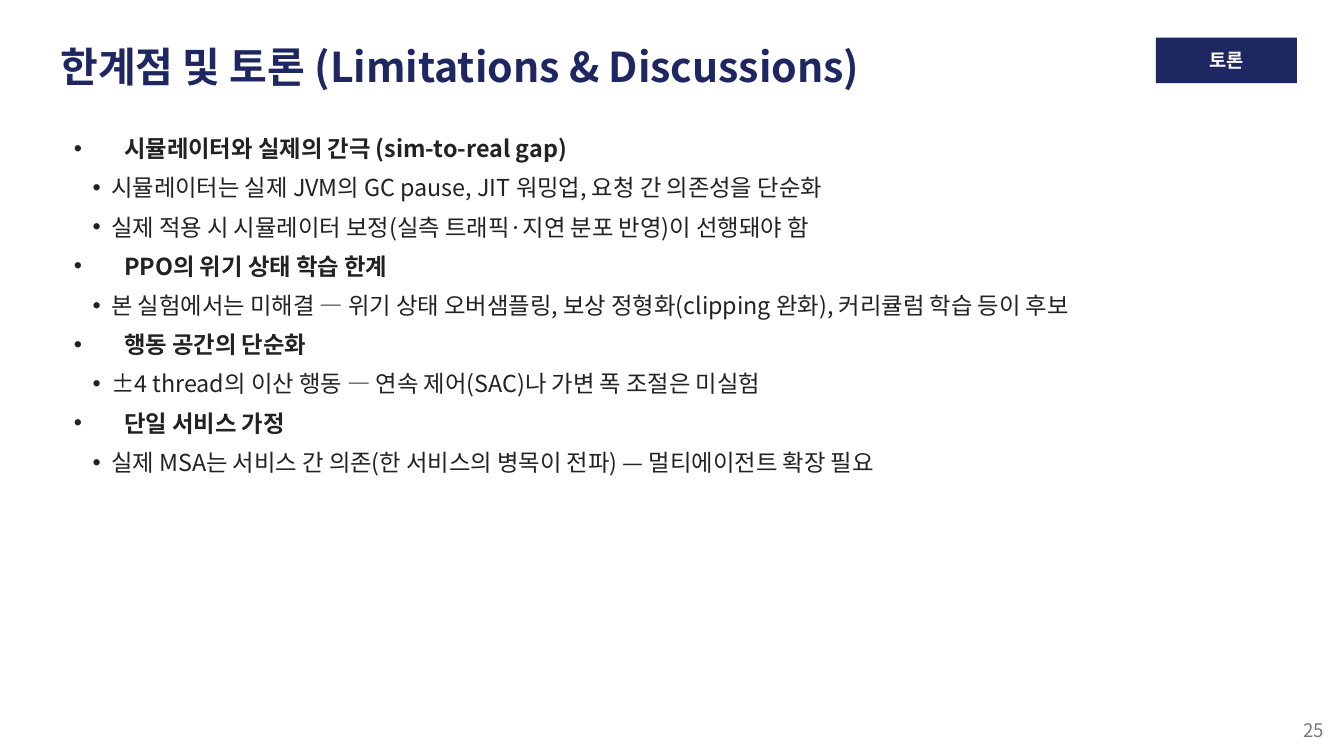
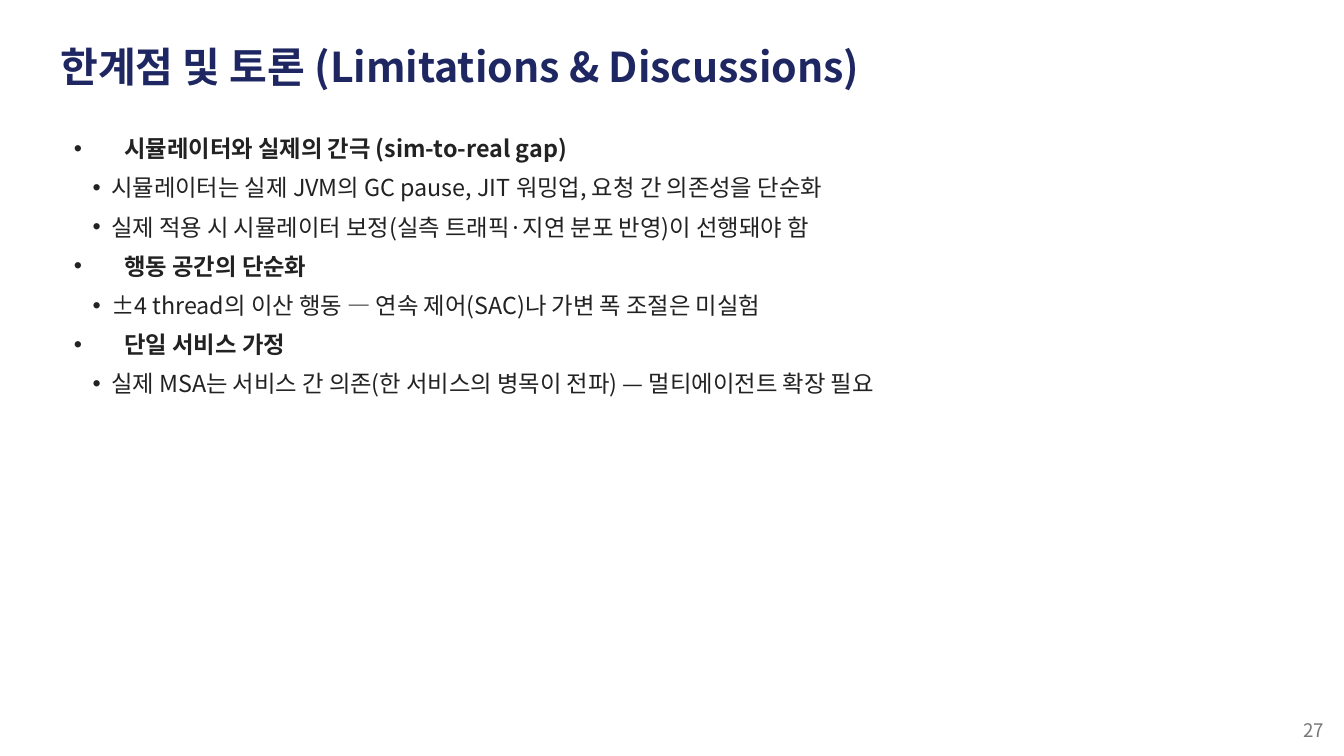
Before and after one commit to zzangdol1029/reinforce, a slide deck: slide 27 of autoscaling-rl/autoscaling_rl_발표.pptx (slide 25 before the commit). Drawn at 1344x756 pixels with LibreOffice and Linux fonts; fonts in the diff are those of the drawing. Boxes give left, top, right and bottom in pixels: in the first picture for what was removed or moved away, otherwise in the second. Text is boxed around its words. In the diff, an @@ line names an element or a change of style, - is before the commit and + after.

```diff
--- a/autoscaling-rl/autoscaling_rl_발표.pptx
+++ b/autoscaling-rl/autoscaling_rl_발표.pptx
@@ rectangle removed at [1156,38,1297,83] @@
@@ text removed at [1209,51,1243,69] @@
-토론
@@ text at [111,255,1069,320]: paragraphs removed @@
-• PPO의 위기 상태 학습 한계
-  • 본 실험에서는 미해결 — 위기 상태 오버샘플링, 보상 정형화(clipping 완화), 커리큘럼 학습 등이 후보
@@ text at [1303,723,1324,737]: text changed @@
-25
+27
```
Also in this commit, not shown: 24 other slides changed, 3 slides added, 1 slide removed, 2 other files.
